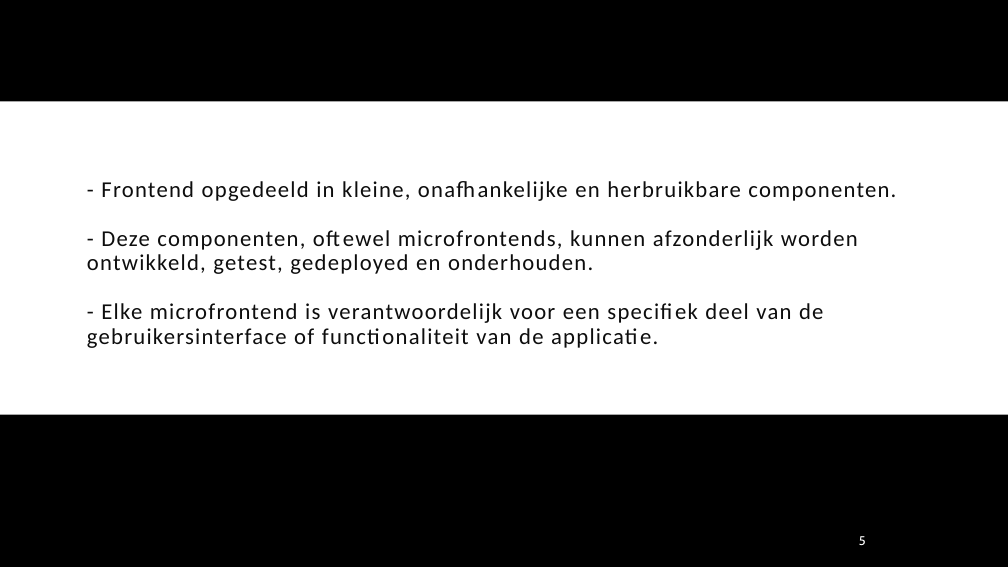
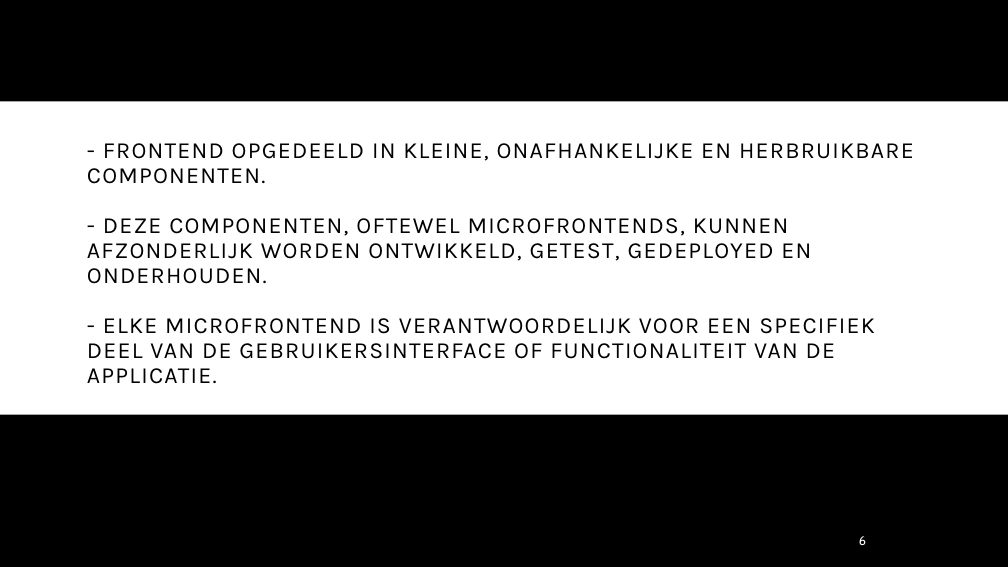
Before and after one commit to RogierWijnands/devConf-2024-mfe, a slide deck: slide 6 of devConf-2024-mfe.pptx (slide 5 before the commit). Drawn at 1008x567 pixels with LibreOffice and Linux fonts; fonts in the diff are those of the drawing. Boxes give left, top, right and bottom in pixels: in the first picture for what was removed or moved away, otherwise in the second. Text is boxed around its words. In the diff, an @@ line names an element or a change of style, - is before the commit and + after.

Commit message:
feat: update powerpoint presentation

```diff
--- a/devConf-2024-mfe.pptx
+++ b/devConf-2024-mfe.pptx
@@ title at (87, 143, 914, 384): text changed; size 21.6 to 22 pt; font Calibri to Karla; text colour #0D0D0D to #000000 @@
-- Frontend opgedeeld in kleine, onafhankelijke en herbruikbare componenten.
-- Deze componenten, oftewel microfrontends, kunnen afzonderlijk worden ontwikkeld, getest, gedeployed en onderhouden.
-- Elke microfrontend is verantwoordelijk voor een specifiek deel van de gebruikersinterface of functionaliteit van de applicatie.
+- FRONTEND OPGEDEELD IN KLEINE, ONAFHANKELIJKE EN HERBRUIKBARE COMPONENTEN.
+- DEZE COMPONENTEN, OFTEWEL MICROFRONTENDS, KUNNEN AFZONDERLIJK WORDEN ONTWIKKELD, GETEST, GEDEPLOYED EN ONDERHOUDEN.
+- ELKE MICROFRONTEND IS VERANTWOORDELIJK VOOR EEN SPECIFIEK DEEL VAN DE GEBRUIKERSINTERFACE OF FUNCTIONALITEIT VAN DE APPLICATIE.
@@ page number at (859, 536, 866, 545): text changed @@
-5
+6
```
Also in this commit, not shown: 5 other slides changed, 4 slides added.
